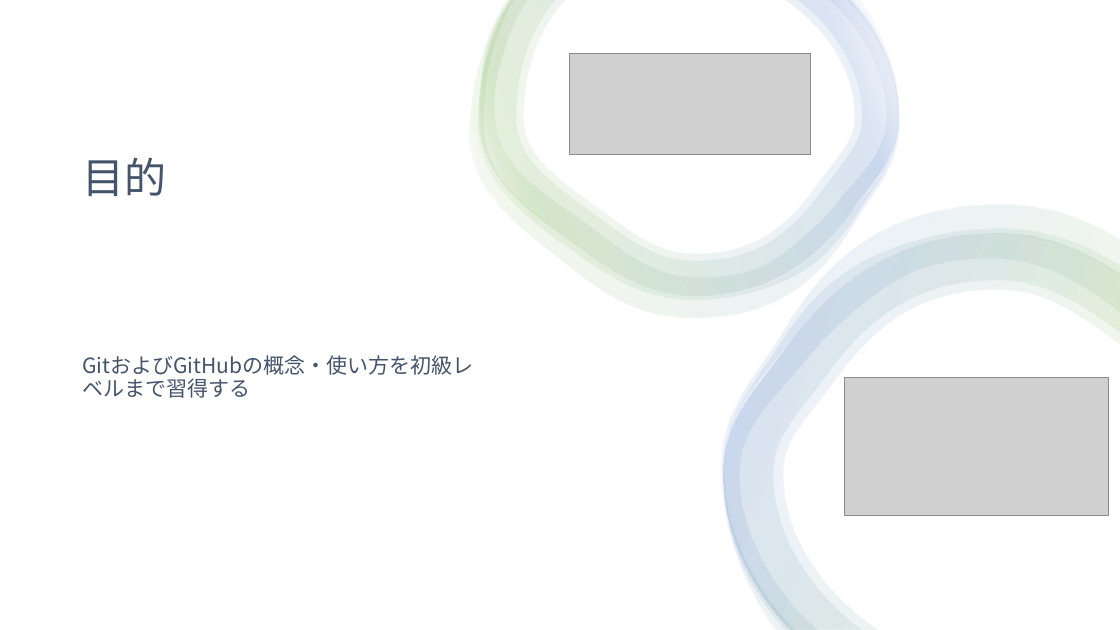
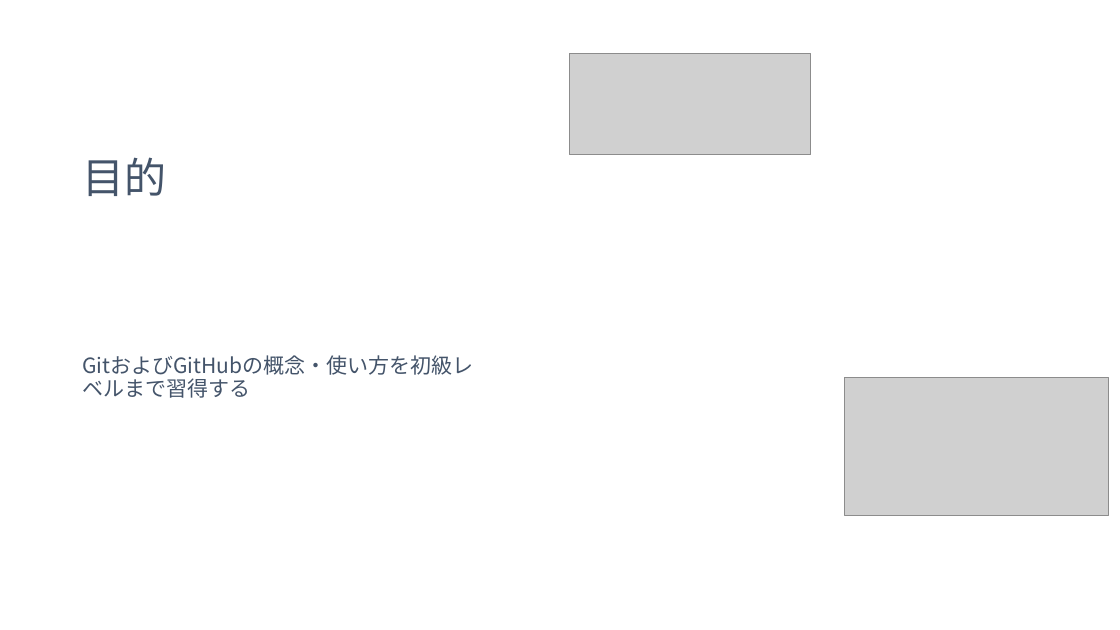
Before and after one commit to maru0519/git-edu, a slide deck: slide 3 of siryou.pptx. Drawn at 1120x630 pixels with LibreOffice and Linux fonts; fonts in the diff are those of the drawing; grey boxes stand for pictures. Boxes give left, top, right and bottom in pixels: in the first picture for what was removed or moved away, otherwise in the second. Text is boxed around its words. In the diff, an @@ line names an element or a change of style, - is before the commit and + after.

```diff
--- a/siryou.pptx
+++ b/siryou.pptx
@@ group removed at (x1=470, y1=0, x2=900, y2=318): 4 freeform shapes @@
@@ group removed at (x1=722, y1=205, x2=1120, y2=630): 4 freeform shapes @@
```
Also in this commit, not shown: 16 other slides changed, 16 slides added, 1 slide removed, 1 other file.
